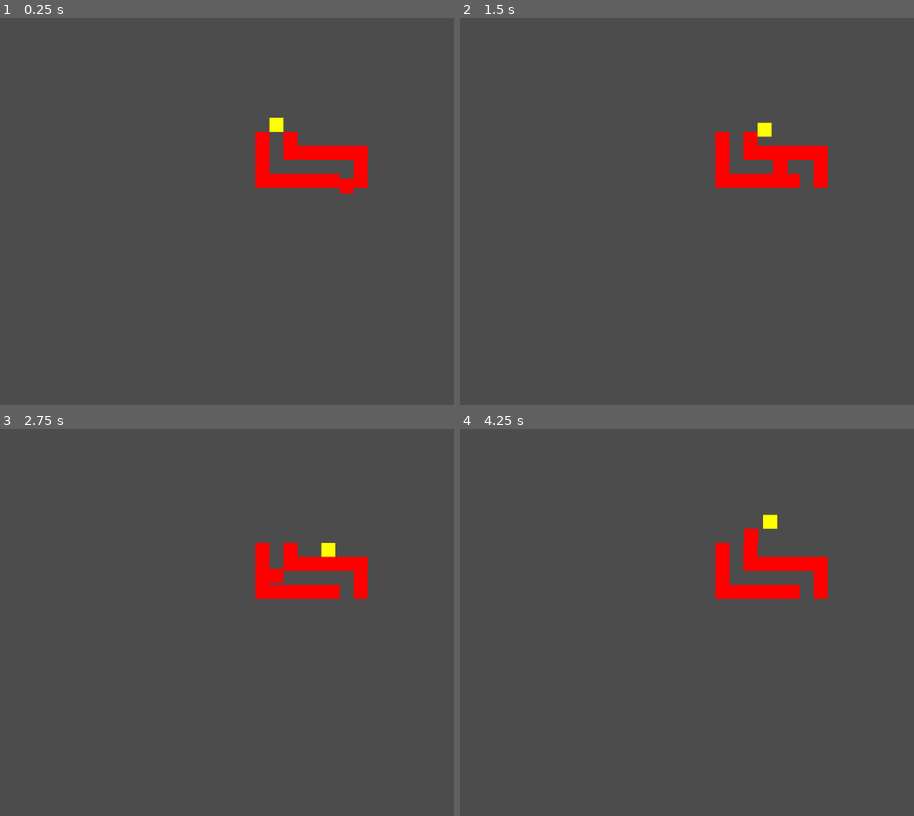
Above: before the commit, frames 1-4 (two rows, left to right).
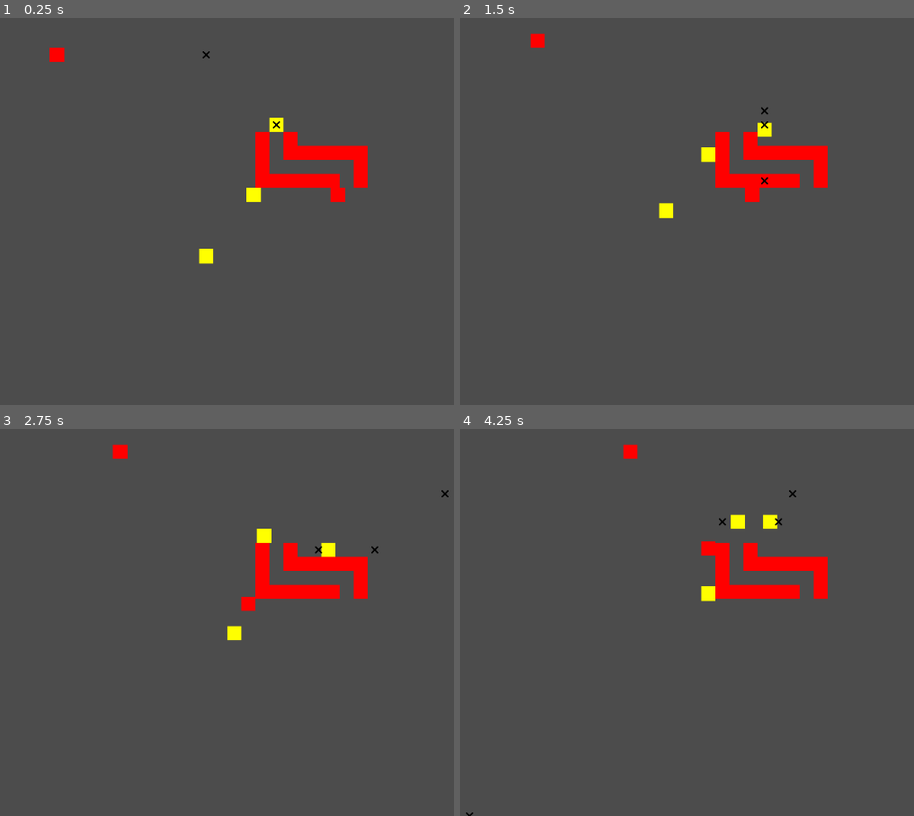
Above: after the commit, the same moments.

Repository: QuorglepleegJr/Pacman
Game: Godot game, scene res://Assets/Scenes/Main.tscn
Two runs of this game, one before a commit and one after it. Both use one fixed random seed, a clock stepped at 60 frames per second and the inputs below.
Inputs:
- Up to frame 1 (0.25 s): no input
- Up to frame 2 (1.5 s): hold Right (ui_right) 0.53-1.28 s; hold Down (ui_down) from 1.28 s (still down)
- Up to frame 3 (2.75 s): release Down (ui_down) at 2.03 s; hold Right (ui_right) from 2.03 s (still down)
- Up to frame 4 (4.25 s): release Right (ui_right) at 2.78 s; hold Up (ui_up) 2.78-3.53 s; hold Left (ui_left) from 3.53 s (still down)

The runs differ from the first frame. In frame 1, 0.6% of the frame differs, in the area x 10-79%, y 7-64%; in frame 2, 0.7%, in the area x 15-73%, y 3-52%; in frame 3, 0.7%; in frame 4, 0.7%.

Commit message:
Finished basic AI of all ghosts + added markers

Diff:
--- /dev/null
+++ b/Assets/Scenes/Clyde.tscn
@@ -0,0 +1,16 @@
+[gd_scene load_steps=4 format=2]
+
+[ext_resource path="res://Assets/Scripts/Clyde.gd" type="Script" id=1]
+[ext_resource path="res://Assets/Sprites/PacmanTEMP.png" type="Texture" id=2]
+
+[sub_resource type="RectangleShape2D" id=1]
+extents = Vector2( 32, 32 )
+
+[node name="KinematicBody2D" type="KinematicBody2D"]
+script = ExtResource( 1 )
+
+[node name="Sprite" type="Sprite" parent="."]
+texture = ExtResource( 2 )
+
+[node name="CollisionShape2D" type="CollisionShape2D" parent="."]
+shape = SubResource( 1 )
--- /dev/null
+++ b/Assets/Scenes/Inky.tscn
@@ -0,0 +1,16 @@
+[gd_scene load_steps=4 format=2]
+
+[ext_resource path="res://Assets/Sprites/BlinkyTEMP.png" type="Texture" id=1]
+[ext_resource path="res://Assets/Scripts/Inky.gd" type="Script" id=2]
+
+[sub_resource type="RectangleShape2D" id=1]
+extents = Vector2( 32, 32 )
+
+[node name="KinematicBody2D" type="KinematicBody2D"]
+script = ExtResource( 2 )
+
+[node name="Sprite" type="Sprite" parent="."]
+texture = ExtResource( 1 )
+
+[node name="CollisionShape2D" type="CollisionShape2D" parent="."]
+shape = SubResource( 1 )
--- a/Assets/Scenes/Main.tscn
+++ b/Assets/Scenes/Main.tscn
@@ -1,9 +1,13 @@
-[gd_scene load_steps=5 format=2]
+[gd_scene load_steps=9 format=2]
 
 [ext_resource path="res://Assets/Scenes/Blinky.tscn" type="PackedScene" id=1]
 [ext_resource path="res://Assets/Scenes/Wall.tscn" type="PackedScene" id=2]
 [ext_resource path="res://Assets/Scenes/Pacman.tscn" type="PackedScene" id=3]
 [ext_resource path="res://Assets/Scripts/Pacman.gd" type="Script" id=4]
+[ext_resource path="res://Assets/Scenes/Pinky.tscn" type="PackedScene" id=5]
+[ext_resource path="res://Assets/Scenes/Inky.tscn" type="PackedScene" id=6]
+[ext_resource path="res://Assets/Scenes/Marker.tscn" type="PackedScene" id=7]
+[ext_resource path="res://Assets/Scenes/Clyde.tscn" type="PackedScene" id=8]
 
 [node name="Main" type="Node2D"]
 
@@ -87,6 +91,34 @@
 position = Vector2( 500, 300 )
 scale = Vector2( 0.313, 0.313 )
 
+[node name="Pinky" parent="Ghosts" instance=ExtResource( 5 )]
+position = Vector2( 380, 300 )
+scale = Vector2( 0.313, 0.313 )
+
+[node name="Inky" parent="Ghosts" instance=ExtResource( 6 )]
+position = Vector2( 100, 100 )
+scale = Vector2( 0.313, 0.313 )
+
+[node name="Clyde" parent="Ghosts" instance=ExtResource( 8 )]
+position = Vector2( 300, 400 )
+scale = Vector2( 0.313, 0.313 )
+
+[node name="Markers" type="Node" parent="."]
+
+[node name="Blink Marker" parent="Markers" instance=ExtResource( 7 )]
+scale = Vector2( 1, 1 )
+target = "Blinky"
+
+[node name="Pink Marker" parent="Markers" instance=ExtResource( 7 )]
+position = Vector2( 380, 300 )
+target = "Pinky"
+
+[node name="Ink Marker" parent="Markers" instance=ExtResource( 7 )]
+target = "Inky"
+
+[node name="Clyde Marker" parent="Markers" instance=ExtResource( 7 )]
+target = "Clyde"
+
 [node name="Pacman" parent="." instance=ExtResource( 3 )]
 position = Vector2( 400, 200 )
 scale = Vector2( 0.313, 0.313 )
--- /dev/null
+++ b/Assets/Scenes/Marker.tscn
@@ -0,0 +1,16 @@
+[gd_scene load_steps=4 format=2]
+
+[ext_resource path="res://Assets/Scripts/Marker.gd" type="Script" id=1]
+[ext_resource path="res://Assets/Sprites/Marker.png" type="Texture" id=2]
+
+[sub_resource type="RectangleShape2D" id=1]
+extents = Vector2( 5, 5 )
+
+[node name="KinematicBody2D" type="KinematicBody2D"]
+script = ExtResource( 1 )
+
+[node name="Sprite" type="Sprite" parent="."]
+texture = ExtResource( 2 )
+
+[node name="CollisionShape2D" type="CollisionShape2D" parent="."]
+shape = SubResource( 1 )
--- /dev/null
+++ b/Assets/Scenes/Pinky.tscn
@@ -0,0 +1,16 @@
+[gd_scene load_steps=4 format=2]
+
+[ext_resource path="res://Assets/Scripts/Pinky.gd" type="Script" id=1]
+[ext_resource path="res://Assets/Sprites/PacmanTEMP.png" type="Texture" id=2]
+
+[sub_resource type="RectangleShape2D" id=1]
+extents = Vector2( 32, 32 )
+
+[node name="KinematicBody2D" type="KinematicBody2D"]
+script = ExtResource( 1 )
+
+[node name="Sprite" type="Sprite" parent="."]
+texture = ExtResource( 2 )
+
+[node name="CollisionShape2D" type="CollisionShape2D" parent="."]
+shape = SubResource( 1 )
--- a/Assets/Scripts/Blinky.gd
+++ b/Assets/Scripts/Blinky.gd
@@ -3,4 +3,7 @@
 const SCATTER_TILE_POS = Vector2(25, 0)
 
 func getTargetTile():
-	return get_node("../../Pacman").get_position()/20
+	match mode:
+		0: return get_node("/root/Main/Pacman").tile_pos
+		1: return SCATTER_TILE_POS
+		_: return DEFAULT_POS
--- /dev/null
+++ b/Assets/Scripts/Clyde.gd
@@ -0,0 +1,15 @@
+extends Ghost
+
+const SCATTER_TILE_POS = Vector2(1,30)
+
+func getTargetTile():
+	match mode:
+		0:
+			var pac_pos = get_node("/root/Main/Pacman").tile_pos
+			var vector_to_pac = pac_pos - tile_pos
+			if vector_to_pac.x * vector_to_pac.x + vector_to_pac.y * vector_to_pac.y < 64:
+				return SCATTER_TILE_POS
+			else:
+				return pac_pos
+		1: return SCATTER_TILE_POS
+		_: return DEFAULT_POS
--- a/Assets/Scripts/Ghost.gd
+++ b/Assets/Scripts/Ghost.gd
@@ -54,7 +54,7 @@
 func getTargetTile():
 	# Designed to be overridden in individual ghost classes
 	print("Caution: getTargetTile function called on base class Ghost instead of inheritants")
-	return Vector2(25,15) # Return center of screen
+	return DEFAULT_POS # Return center of screen
 
 # Mover method overrides
 
--- /dev/null
+++ b/Assets/Scripts/Inky.gd
@@ -0,0 +1,15 @@
+extends Ghost
+
+const SCATTER_TILE_POS = Vector2(28,30)
+
+func getTargetTile():
+	match mode:
+		0:
+			var pac = get_node("/root/Main/Pacman")
+			var pac_pos = pac.tile_pos + 2 * pac.forwards
+			var blinky_pos = get_node("/root/Main/Ghosts/Blinky").tile_pos
+			var pac_blinky_vector = blinky_pos - pac_pos
+			var swiveled_vector_position = pac_pos - pac_blinky_vector
+			return swiveled_vector_position
+		1: return SCATTER_TILE_POS
+		_: return DEFAULT_POS
--- /dev/null
+++ b/Assets/Scripts/Marker.gd
@@ -0,0 +1,6 @@
+extends KinematicBody2D
+
+export var target : String
+
+func _physics_process(delta):
+	set_position(get_node("/root/Main/Ghosts/"+target).getTargetTile() * 20)
--- a/Assets/Scripts/Mover.gd
+++ b/Assets/Scripts/Mover.gd
@@ -5,6 +5,7 @@
 var WALL_POSITIONS = [] # Contains all wall positions - var rather than const due to requiring method return
 const DIRECTIONS = [Vector2(0,-1),Vector2(1,0),Vector2(0,1),Vector2(-1,0)] # All unit directions - up, right, etc
 const SPEED_SCALER = 50
+const DEFAULT_POS = Vector2(25,15)
 
 var turn_ready : bool = true # Whether turns have been made
 var tile_pos : Vector2 = Vector2(0,0) # Current Tile Postiion
--- a/Assets/Scripts/Pacman.gd
+++ b/Assets/Scripts/Pacman.gd
@@ -1,6 +1,7 @@
 extends Mover
 
 var new_direction : Vector2 = Vector2(0,0)
+var forwards : Vector2 = Vector2(0,0)
 
 func classPhysicsBehaviour():
 	if Input.is_action_just_pressed("ui_left"):
@@ -14,6 +15,7 @@
 
 func classOnTileBehaviour():
 	move_direction = new_direction
+	forwards = new_direction
 	if tile_pos + move_direction in WALL_POSITIONS:
 		move_direction = Vector2(0,0)
 		turn_ready = true
--- /dev/null
+++ b/Assets/Scripts/Pinky.gd
@@ -0,0 +1,11 @@
+extends Ghost
+
+const SCATTER_TILE_POS = Vector2(3,-1)
+
+func getTargetTile():
+	match mode:
+		0:
+			var pac = get_node("/root/Main/Pacman")
+			return pac.tile_pos + 4 * pac.forwards
+		1: return SCATTER_TILE_POS
+		_: return DEFAULT_POS
Not shown, added: .mono/metadata/ide_messaging_meta.txt
Binary file added: Assets/Sprites/Marker.png
Not shown, added: Assets/Sprites/Marker.png.import
Not shown, added: Assets/Sprites/Marker.xcf
